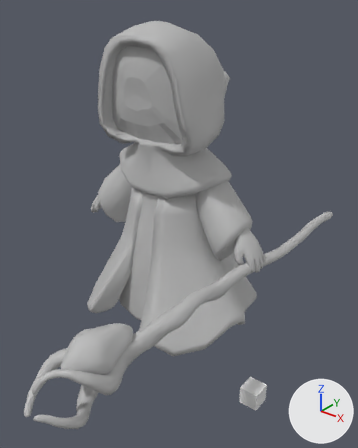
Renders of the Blender file WorkingFiles/Mage/ANIMS_Mage.blend from each side of a commit.
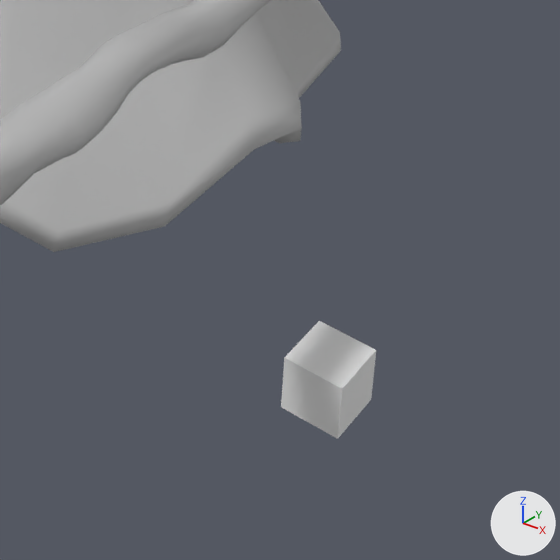
Each version is shown whole from a 50 mm lens placed at (1.2, -1.464, 1.413), pointed at (0.153, -0.155, 0.602), then close up on the part from 44% to 90% of the width and 63% to 100% of the height. The lights are fixed; the arrows at lower right show +X, +Y and +Z.

The first close-up shows 'Cube', 'MageCharacter.001', 'Wizard_Staff_low'.
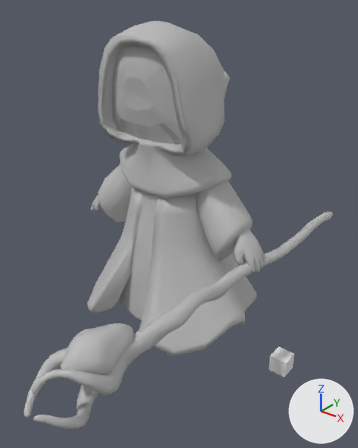
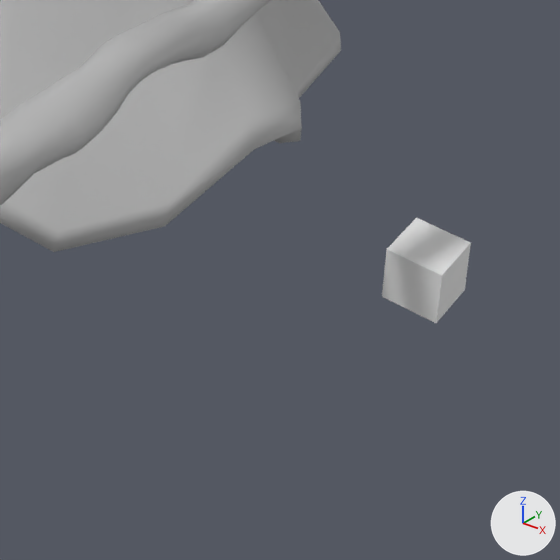
What differs and where, as boxes (x1, y1, x2, y2) in the close-ups (560 x 560 px):
'Cube', moved: before (281, 321, 376, 439); after (382, 218, 471, 323)

What the commit changed:
Object 'Cube' (ob_cube) moves from (0.522, -0.16, -0.011) to (0.522, 0.069, -0.011).
